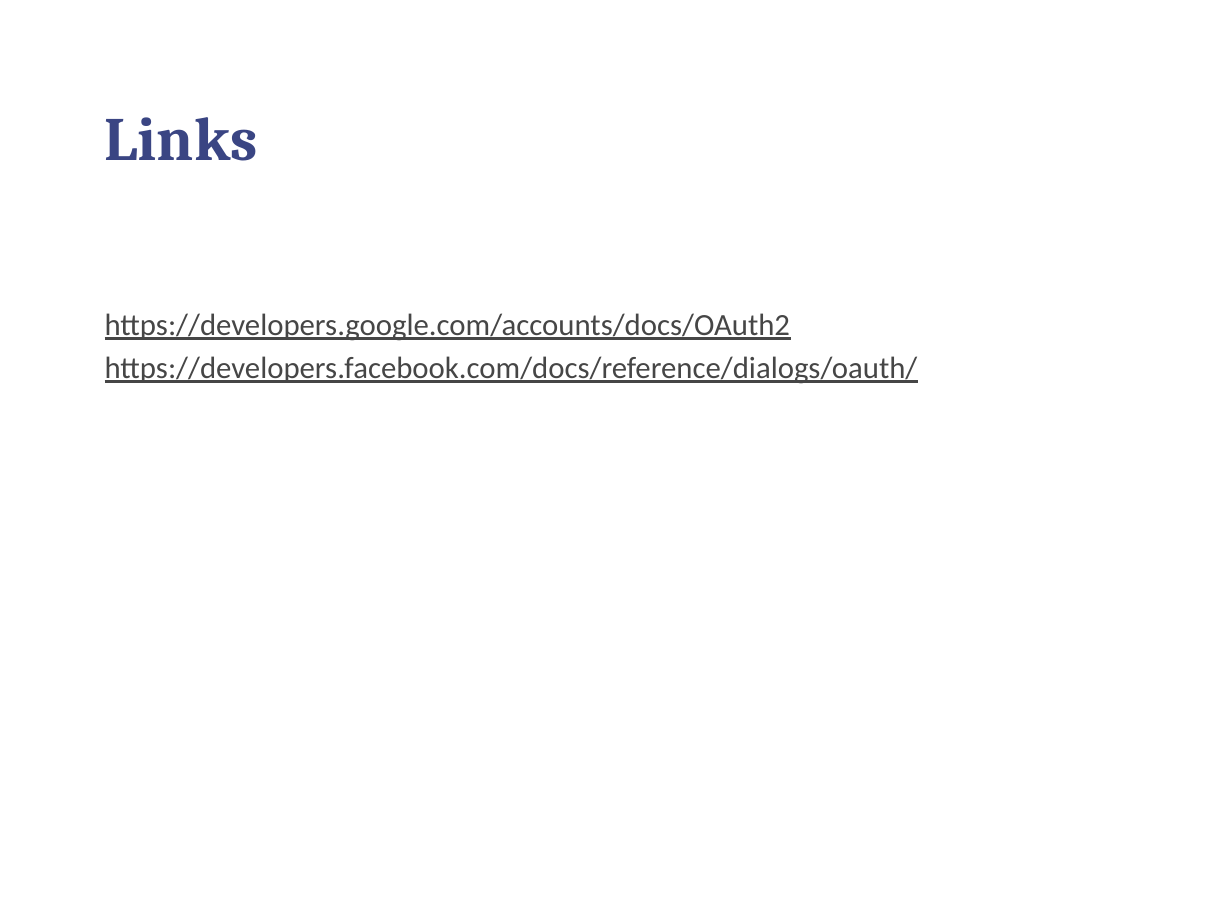
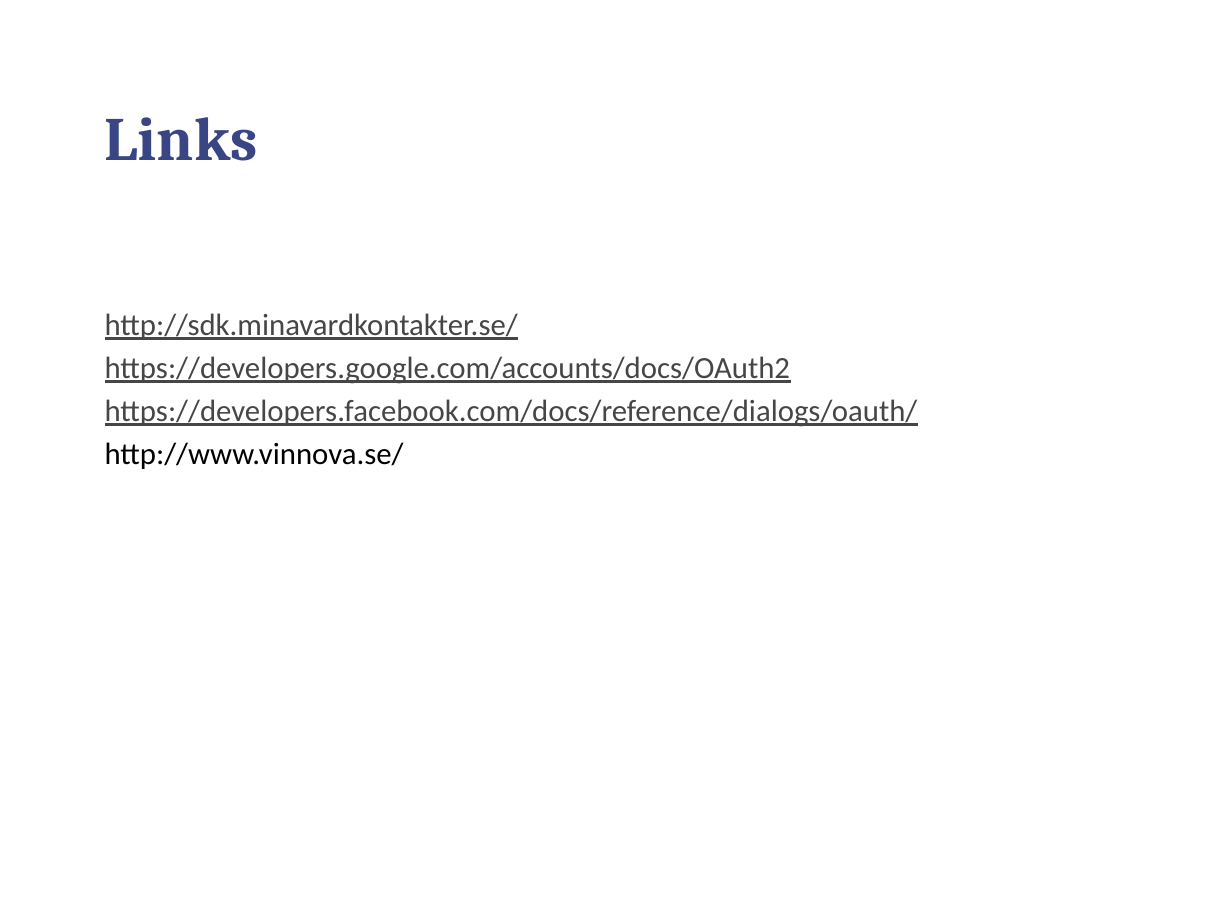
Before and after one commit to chilmers/cadec-healthcare-api-tutorial, a slide deck: slide 21 of Cadec-vårdens-apier.pptx (slide 19 before the commit). Drawn at 1232x924 pixels with LibreOffice and Linux fonts; fonts in the diff are those of the drawing; background and template pictures are left out. Boxes give left, top, right and bottom in pixels: in the first picture for what was removed or moved away, otherwise in the second. Text is boxed around its words. In the diff, an @@ line names an element or a change of style, - is before the commit and + after.

```diff
--- a/Cadec-vårdens-apier.pptx
+++ b/Cadec-vårdens-apier.pptx
@@ text at <box>105,313,518,340</box>: paragraph added @@
+http://sdk.minavardkontakter.se/
@@ text at <box>105,442,404,469</box>: paragraph added @@
+http://www.vinnova.se/
```
Also in this commit, not shown: 4 other slides changed, 2 slides added.
